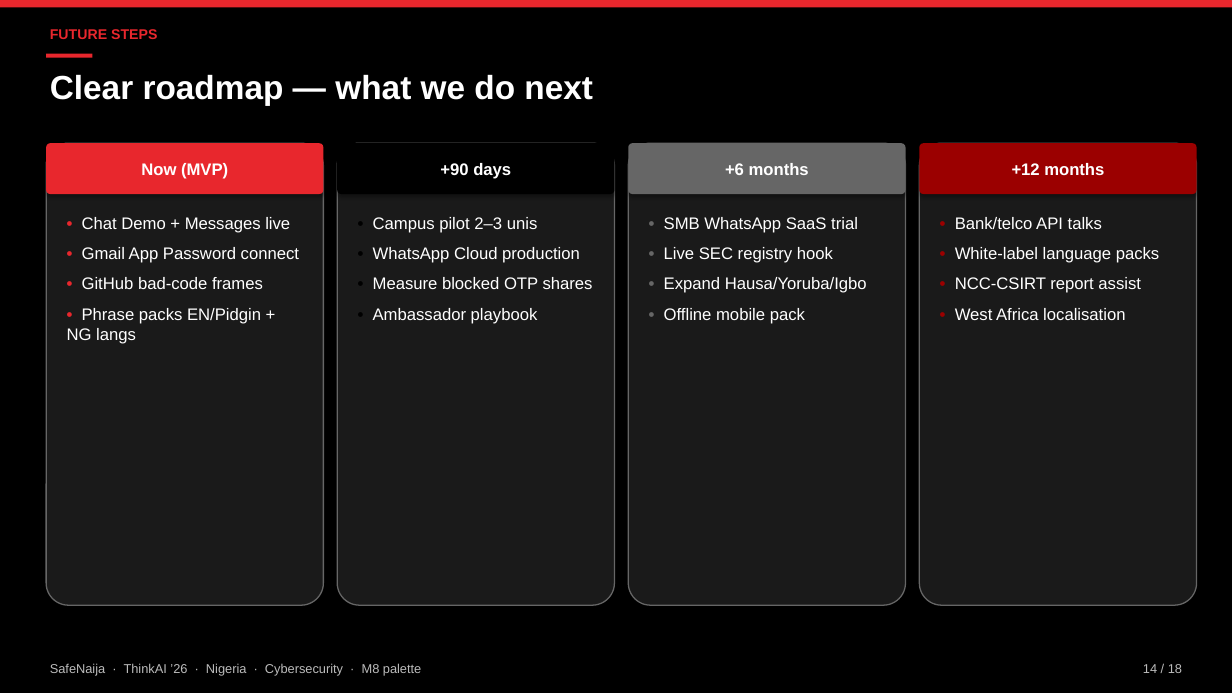
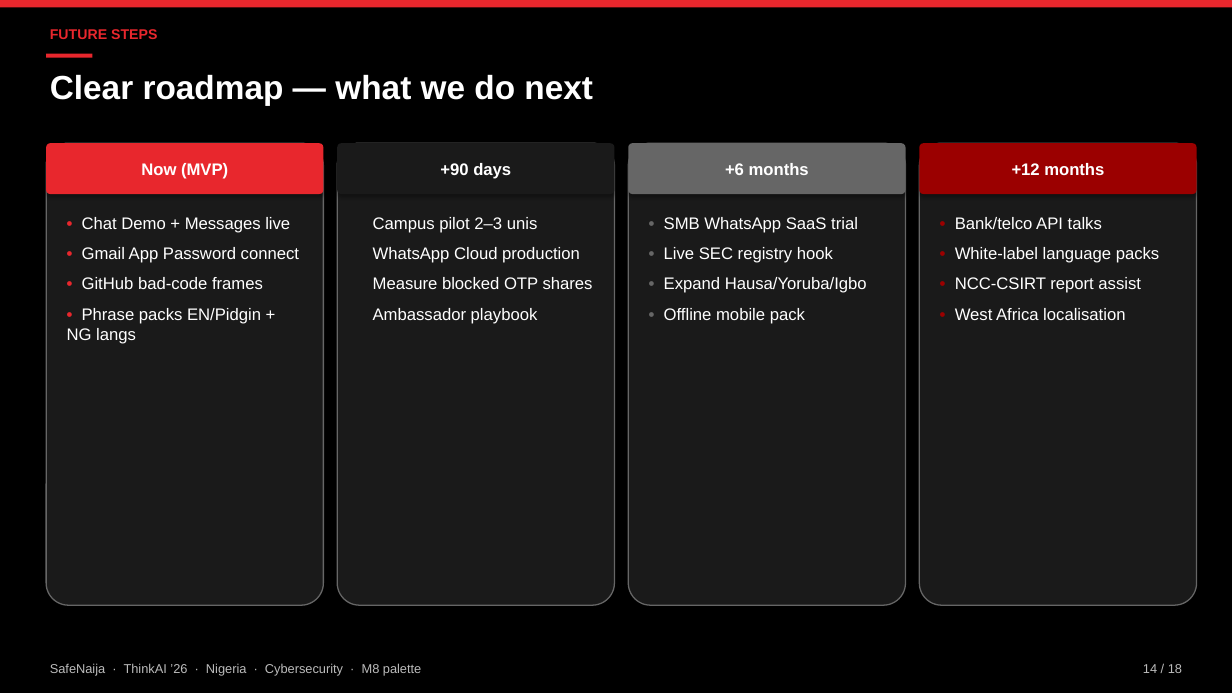
Before and after one commit to Shreeya1-pixel/SafeNajia, a slide deck: slide 14 of outputs/SafeNaija.pptx. Drawn at 1232x693 pixels with LibreOffice and Linux fonts; fonts in the diff are those of the drawing. Boxes give left, top, right and bottom in pixels: in the first picture for what was removed or moved away, otherwise in the second. Text is boxed around its words. In the diff, an @@ line names an element or a change of style, - is before the commit and + after.

```diff
--- a/outputs/SafeNaija.pptx
+++ b/outputs/SafeNaija.pptx
@@ rounded rectangle "+90 days" at [337, 143, 615, 194]: fill #000000 to #1A1A1A @@
@@ text "• Campus pilot 2–3 unis" at [373, 217, 593, 324]: text colour #000000 to #1A1A1A in "•", "•", "•", "•" @@
```
Also in this commit, not shown: 4 other slides changed, 1 other file.
